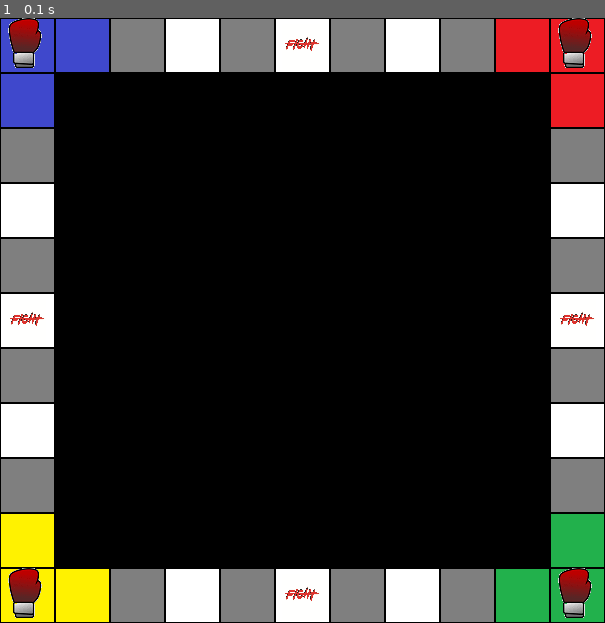
Above: before the commit, frame 1.
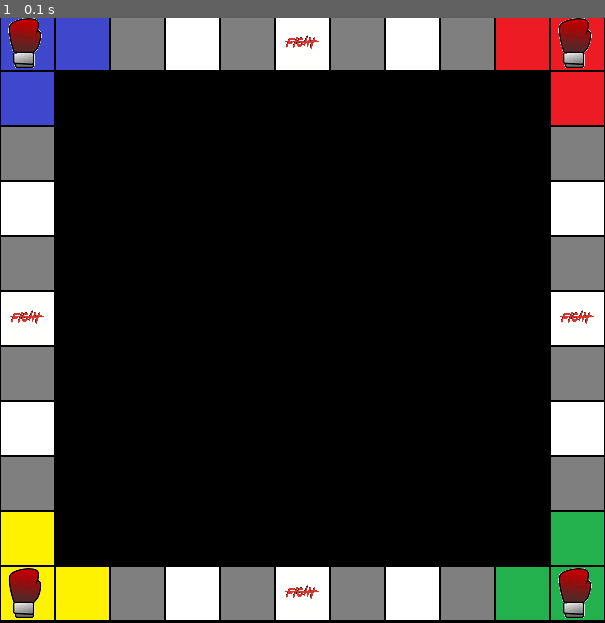
Above: after the commit, the same moment.

Repository: AmazingPaper/PrjWk2
Game: pygame game, started from PyGameLoop.py
The game is run twice, just before and just after one commit, with the same random seed, the same clock (stepped at 60 frames per second) and the same inputs.
Inputs:
- Up to frame 1 (0.1 s): no input

The runs differ from the first frame. In frame 1, 2.4% of the frame differs, in the area x 0-100%, y 0-100%.

Commit message:
added comments

Diff:
--- a/PyGameLoop.py
+++ b/PyGameLoop.py
@@ -26,8 +26,8 @@
     for column in range(MAPWIDTH):
         #Row = Y-Axis and Column = the X-Axis
         #draw the resource at that position in the tilemap, using the correct colour
-        DISPLAYSURF.blit(textures[tilemap[row][column]], (column*TILESIZE, row*TILESIZE))
-        # Blit image on the certain Row and Column
+        DISPLAYSURF.blit(textures[tilemap[row][column]], (column*TILESIZE, row*TILESIZE-2))
+        # Blit image on the certain Row and Column and -2 is because of the centering on the tile
 
 
 while not crashed:
